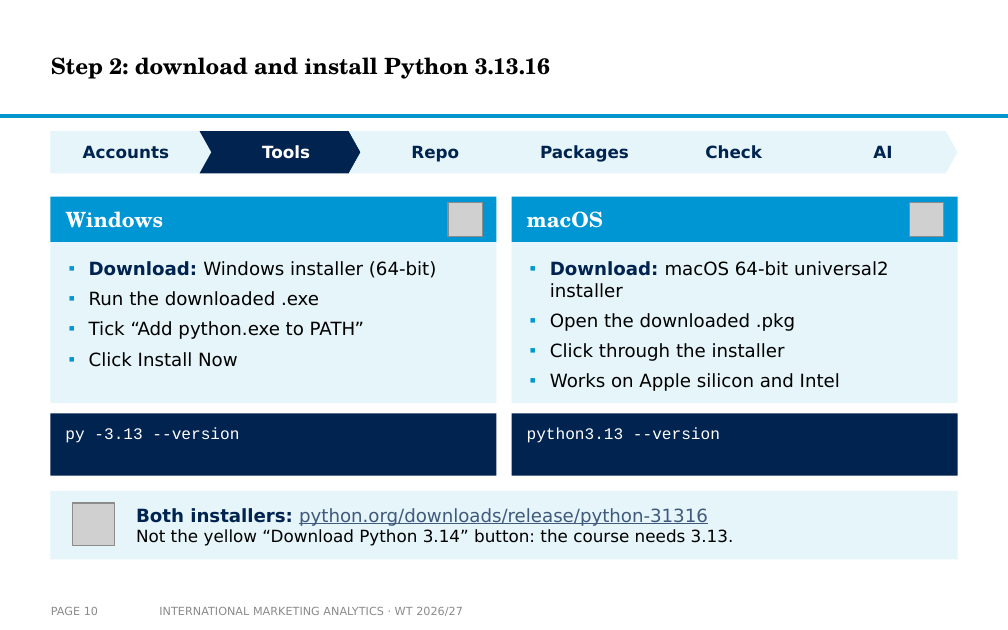
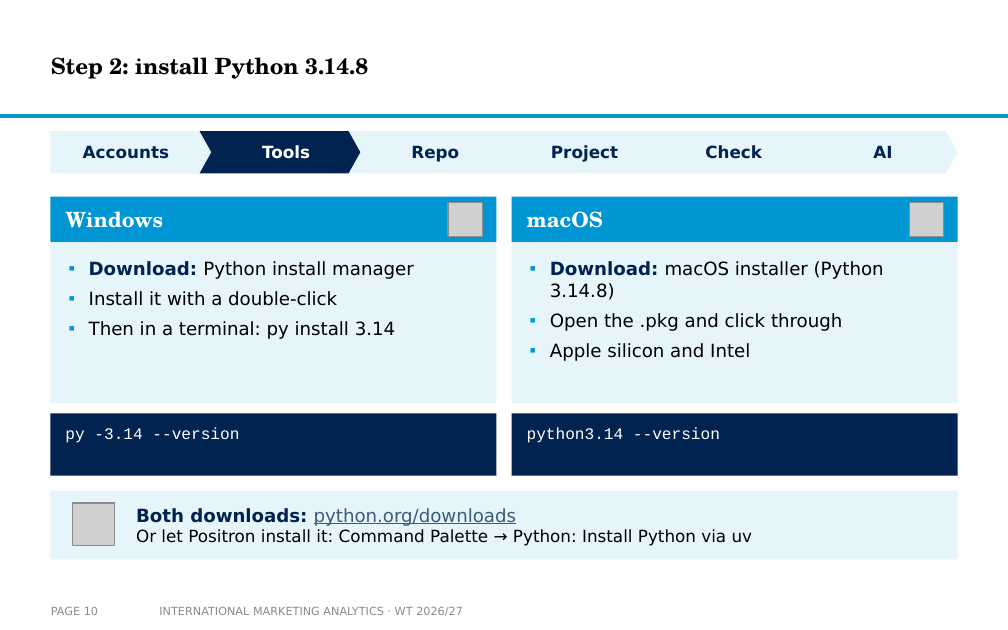
Before and after one commit to arnefloh-wu/International-Marketing-Analytics, a slide deck: slide 10 of slides/01a_setup-and-registration_WT26-27.pptx. Drawn at 1008x630 pixels with LibreOffice and Linux fonts; fonts in the diff are those of the drawing; grey boxes stand for pictures; background and template pictures are left out. Boxes give left, top, right and bottom in pixels: in the first picture for what was removed or moved away, otherwise in the second. Text is boxed around its words. In the diff, an @@ line names an element or a change of style, - is before the commit and + after.

```diff
--- a/slides/01a_setup-and-registration_WT26-27.pptx
+++ b/slides/01a_setup-and-registration_WT26-27.pptx
@@ title at [51,57,368,79]: text changed @@
-Step 2: download and install Python 3.13.16
+Step 2: install Python 3.14.8
@@ text in chevron at [551,145,618,162]: text changed @@
-Packages
+Project
@@ text at [89,261,414,339]: text changed @@
-▪ Download: Windows installer (64-bit)
-▪ Run the downloaded .exe
-▪ Tick “Add python.exe to PATH”
-▪ Click Install Now
+▪ Download: Python install manager
+▪ Install it with a double-click
+▪ Then in a terminal: py install 3.14
@@ text at [550,261,884,361]: text changed @@
-▪ Download: macOS 64-bit universal2 installer
-▪ Open the downloaded .pkg
-▪ Click through the installer
-▪ Works on Apple silicon and Intel
+▪ Download: macOS installer (Python 3.14.8)
+▪ Open the .pkg and click through
+▪ Apple silicon and Intel
@@ text at [65,427,239,443]: text changed @@
-py -3.13 --version
+py -3.14 --version
@@ text at [527,427,720,443]: text changed @@
-python3.13 --version
+python3.14 --version
@@ text at [136,508,753,546]: text changed @@
-Both installers: python.org/downloads/release/python-31316
-Not the yellow “Download Python 3.14” button: the course needs 3.13.
+Both downloads: python.org/downloads
+Or let Positron install it: Command Palette → Python: Install Python via uv
```
Also in this commit, not shown: 17 other slides changed, 7 other files.
